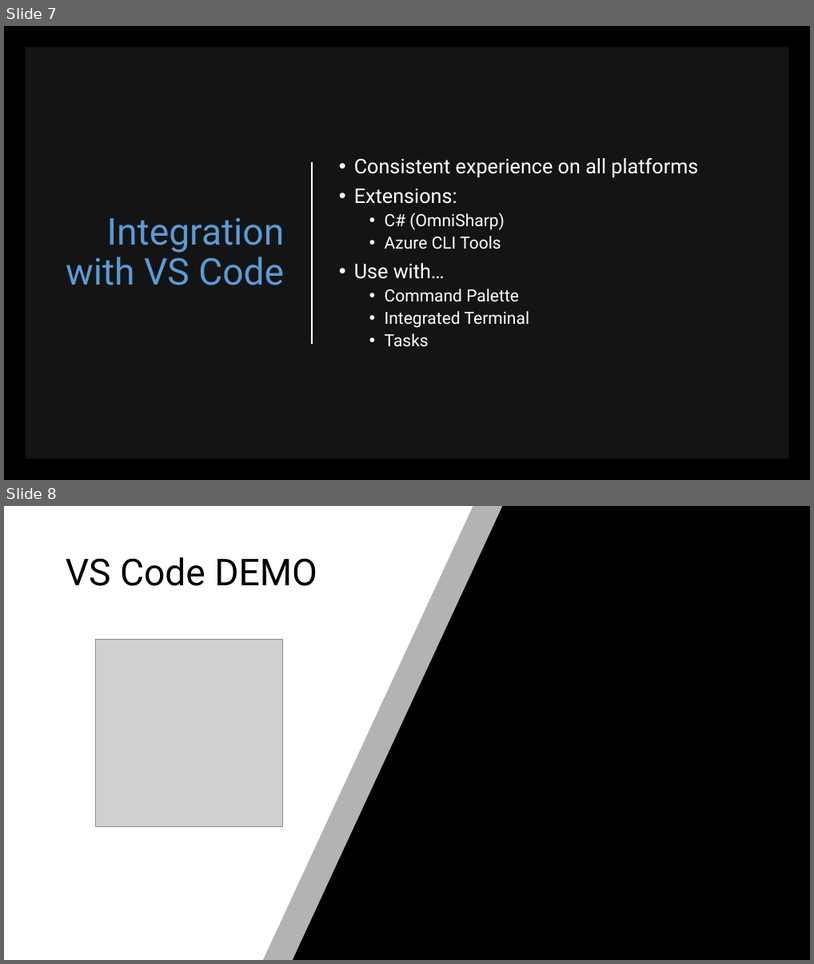
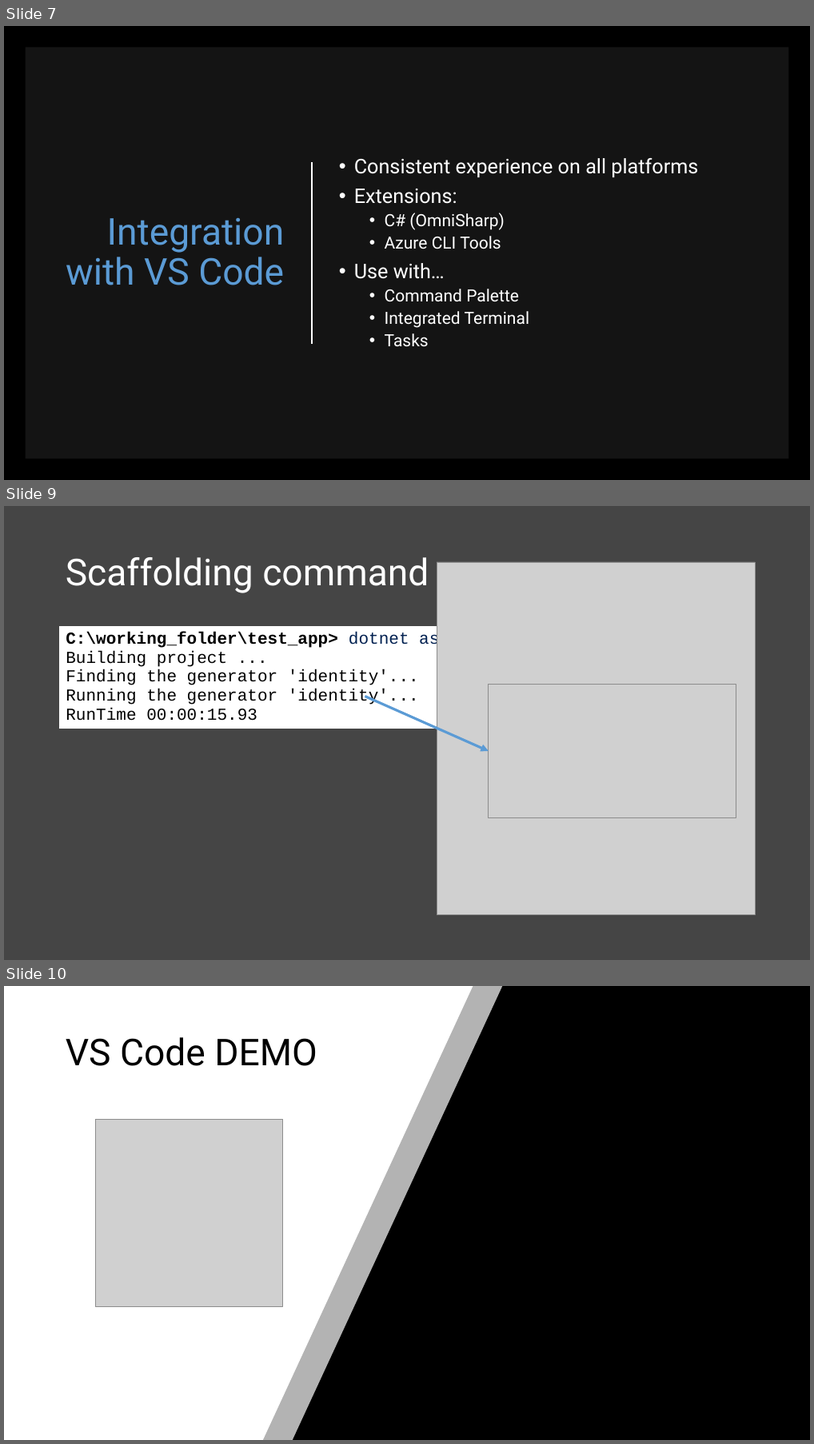
Before and after one commit to scottaddie/slide-decks, a slide deck: Tour de .NET Core CLI.pptx. Shown one above the other, each under a label of ours: slides 7 and 8 before the commit, slides 7, 9 and 10 after it; the slides between them are not shown. The pictures are 814x964 and 814x1444 pixels, drawn with LibreOffice and Linux fonts; fonts in the diff are those of the drawing; grey boxes stand for pictures. Boxes give left, top, right and bottom in pixels: in the first picture for what was removed or moved away, otherwise in the second. Text is boxed around its words. In the diff, an @@ line names an element or a change of style, - is before the commit and + after.

```diff
--- a/Tour de .NET Core CLI.pptx
+++ b/Tour de .NET Core CLI.pptx
@@ slide 9 added at [4,506,810,960], background #454545 @@
@@ title added at [66,557,429,593], 44 pt, text #FFFFFF @@
+Scaffolding command
@@ picture added at [437,562,756,915] @@
@@ table added at [60,627,737,734], 1 rows, 1 columns @@
+C:\working_folder\test_app> dotnet aspnet-codegenerator identity / Building project ... / Finding the generator 'identity'... / Running the generator 'identity'... / RunTime 00:00:15.93
@@ arrow added from (365, 696) to (489, 751), #5B9BD5 3 pt @@
@@ picture added at [489,684,737,817] @@
@@ what was slide 8 is now slide 10 @@
```
Also in this commit, not shown: 1 other slide added.
